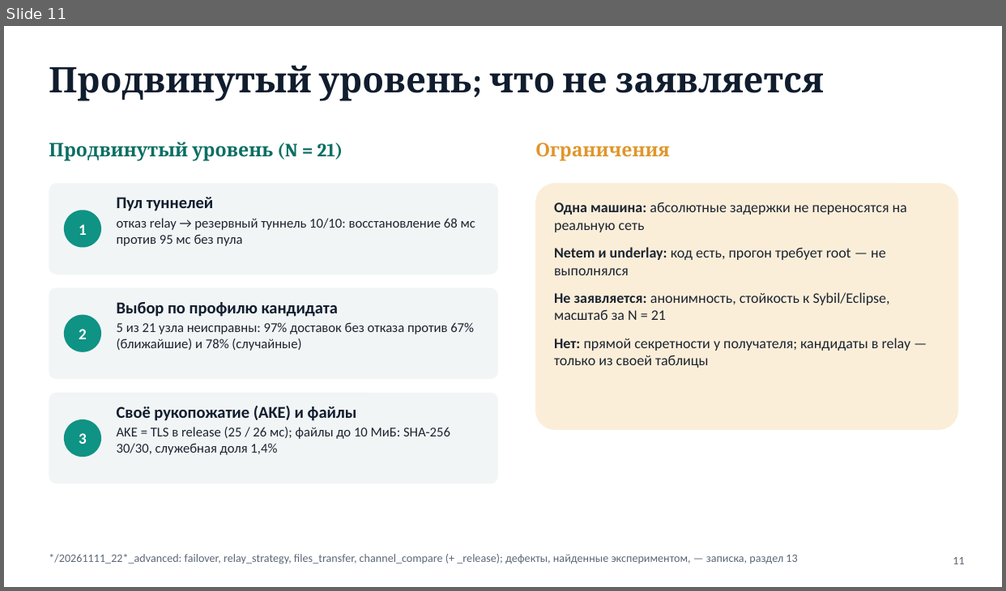
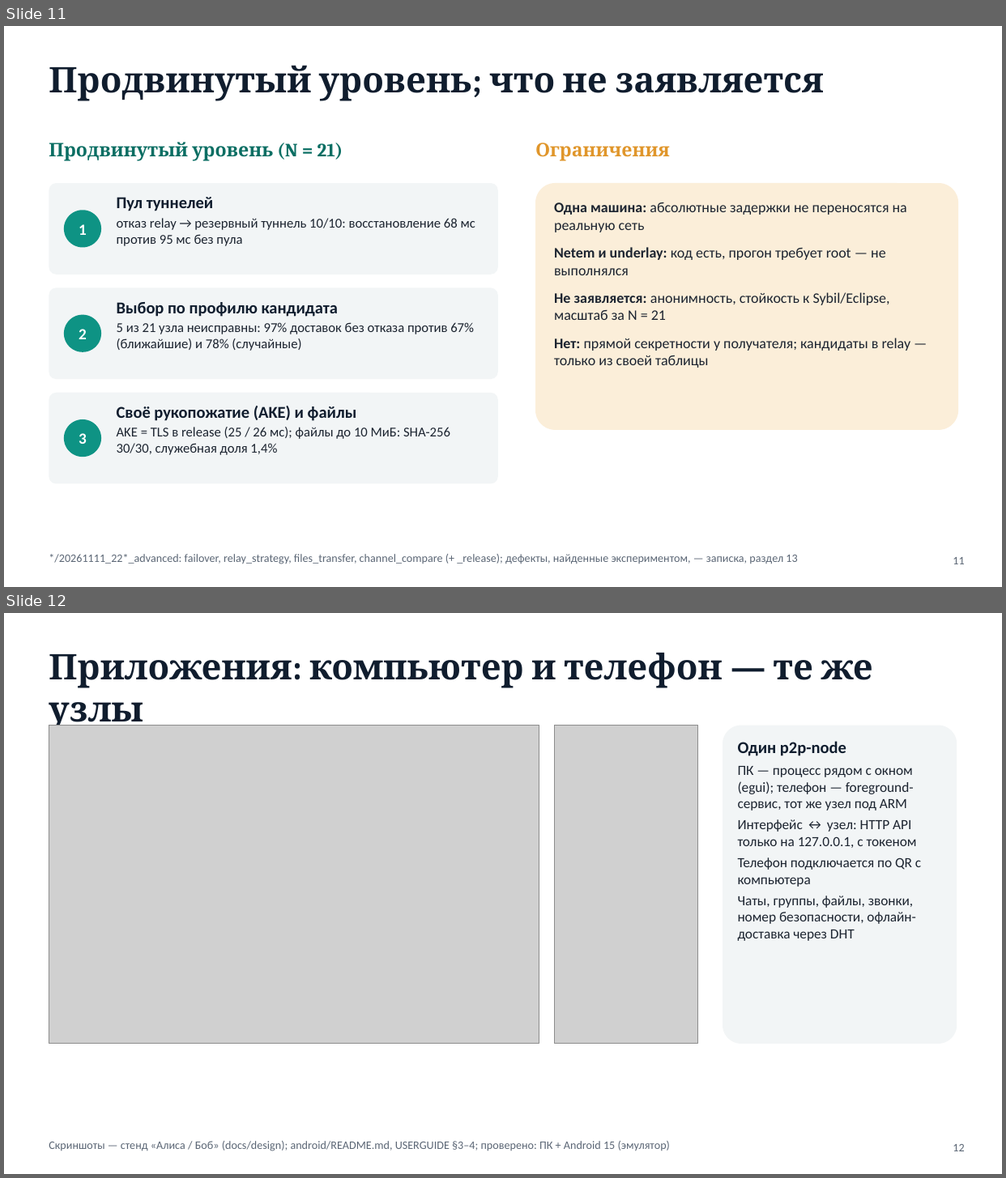
Before and after one commit to MordVamp/secure-p2p-overlay, a slide deck: docs/defense/Presentation.pptx. Shown one above the other, each under a label of ours: slide 11 before the commit, slides 11 and 12 after it. The pictures are 1006x591 and 1006x1178 pixels, drawn with LibreOffice and Linux fonts; fonts in the diff are those of the drawing; grey boxes stand for pictures. Boxes give left, top, right and bottom in pixels: in the first picture for what was removed or moved away, otherwise in the second. Text is boxed around its words. In the diff, an @@ line names an element or a change of style, - is before the commit and + after.

Commit message:
security+docs: DHT-квота по объёму (ADR-49); материалы к защите; CI-эмулятор
- DHT-хранилище: доля публикатора 1/16 объёма (2 из 32 МиБ) и 1/4 записей; сверх доли
  вытесняются его же давно не нужные записи, при переполнении — истёкшие, затем самого
  крупного публикатора; отказ — только откат версии и запись больше доли.
- Презентация 12 → 20 слайдов, Doklad.md из заметок, Theory.md §9–16,
  Defense_Guide.md — показ на ПК и телефоне, вопросы.
- SECURITY_IMPROVEMENTS: смена ключа и подмена, почему ключ узла не меняют, минусы ML-KEM.
- CI: эмулятор с запасом ресурсов, отчёт тестов и logcat при отказе.

```diff
--- a/docs/defense/Presentation.pptx
+++ b/docs/defense/Presentation.pptx
@@ slide 12 added at bbox=[4, 613, 1002, 1174], background #FFFFFF @@
@@ title added at bbox=[49, 653, 873, 731], 34 pt, text #101D2E, bold @@
+Приложения: компьютер и телефон — те же узлы
@@ picture added at bbox=[49, 726, 539, 1044] @@
@@ picture added at bbox=[554, 726, 698, 1044] @@
@@ rounded rectangle added at bbox=[722, 726, 957, 1044], fill #F2F5F6 @@
@@ text added at bbox=[738, 741, 921, 941], 13.5 pt, text #1C2430 @@
+Один p2p-node
+ПК — процесс рядом с окном (egui); телефон — foreground-сервис, тот же узел под ARM
+Интерфейс ↔ узел: HTTP API только на 127.0.0.1, с токеном
+Телефон подключается по QR с компьютера
+Чаты, группы, файлы, звонки, номер безопасности, офлайн-доставка через DHT
@@ text added at bbox=[49, 1141, 670, 1152], 11 pt, text #5B6675 @@
+Скриншоты — стенд «Алиса / Боб» (docs/design); android/README.md, USERGUIDE §3–4; проверено: ПК + Android 15 (эмулятор)
@@ text added at bbox=[953, 1144, 964, 1152], 11 pt, text #5B6675 @@
+12
```
Also in this commit, not shown: 1 slide changed, 7 other slides added, 28 other files.
